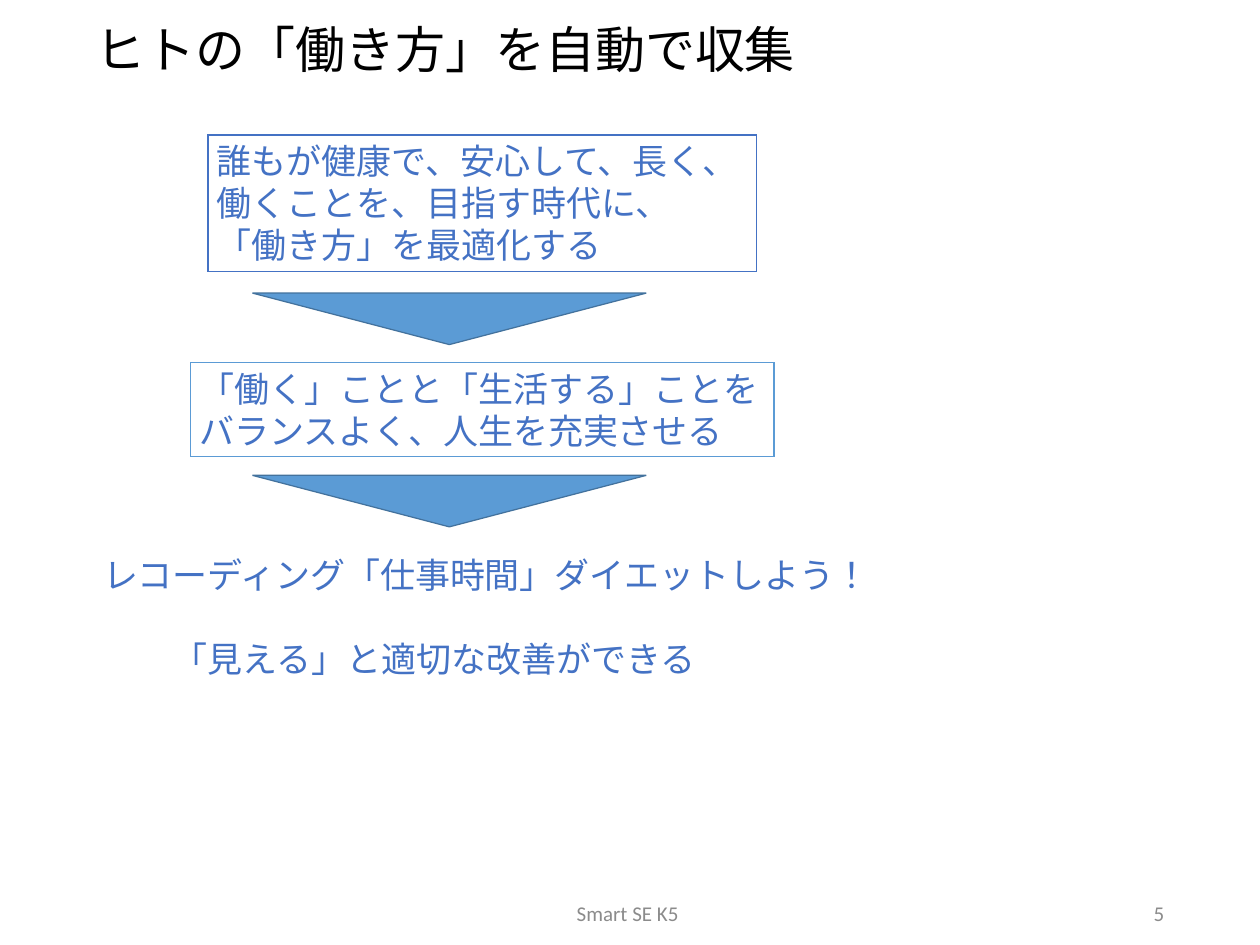
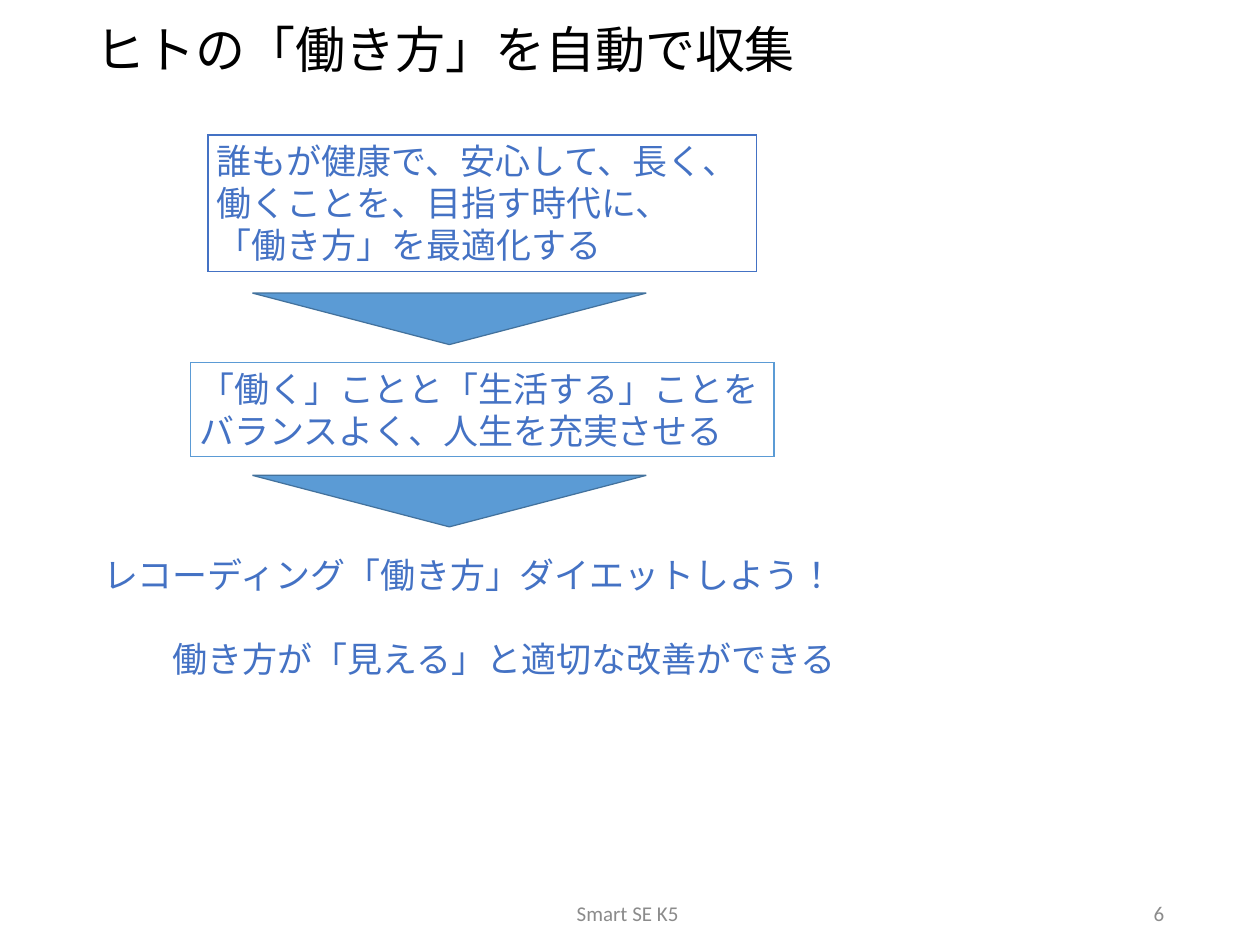
Before and after one commit to sakai-memoru/smartse19, a slide deck: slide 6 of _project_docs/SSE19_CD_PROP.pptx (slide 5 before the commit). Drawn at 1260x945 pixels with LibreOffice and Linux fonts; fonts in the diff are those of the drawing; background and template pictures are left out. Boxes give left, top, right and bottom in pixels: in the first picture for what was removed or moved away, otherwise in the second. Text is boxed around its words. In the diff, an @@ line names an element or a change of style, - is before the commit and + after.

```diff
--- a/_project_docs/SSE19_CD_PROP.pptx
+++ b/_project_docs/SSE19_CD_PROP.pptx
@@ text at (103,558,835,675): text changed @@
-レコーディング「仕事時間」ダイエットしよう！
-「見える」と適切な改善ができる
+レコーディング「働き方」ダイエットしよう！
+働き方が「見える」と適切な改善ができる
@@ page number at (1154,907,1165,921): text changed @@
-5
+6
```
Also in this commit, not shown: 7 other slides changed, 5 slides added, 1 other file.
